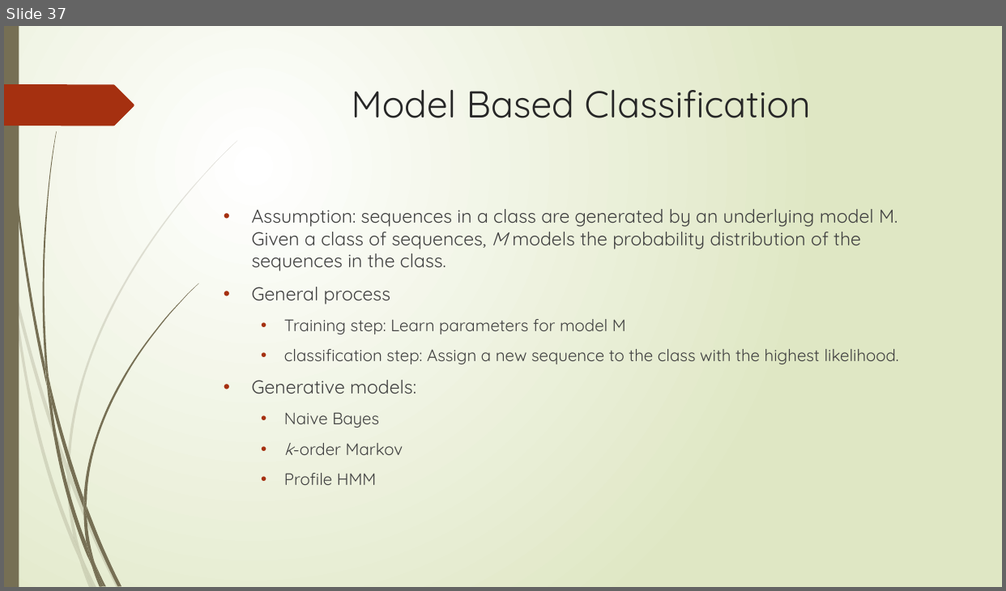
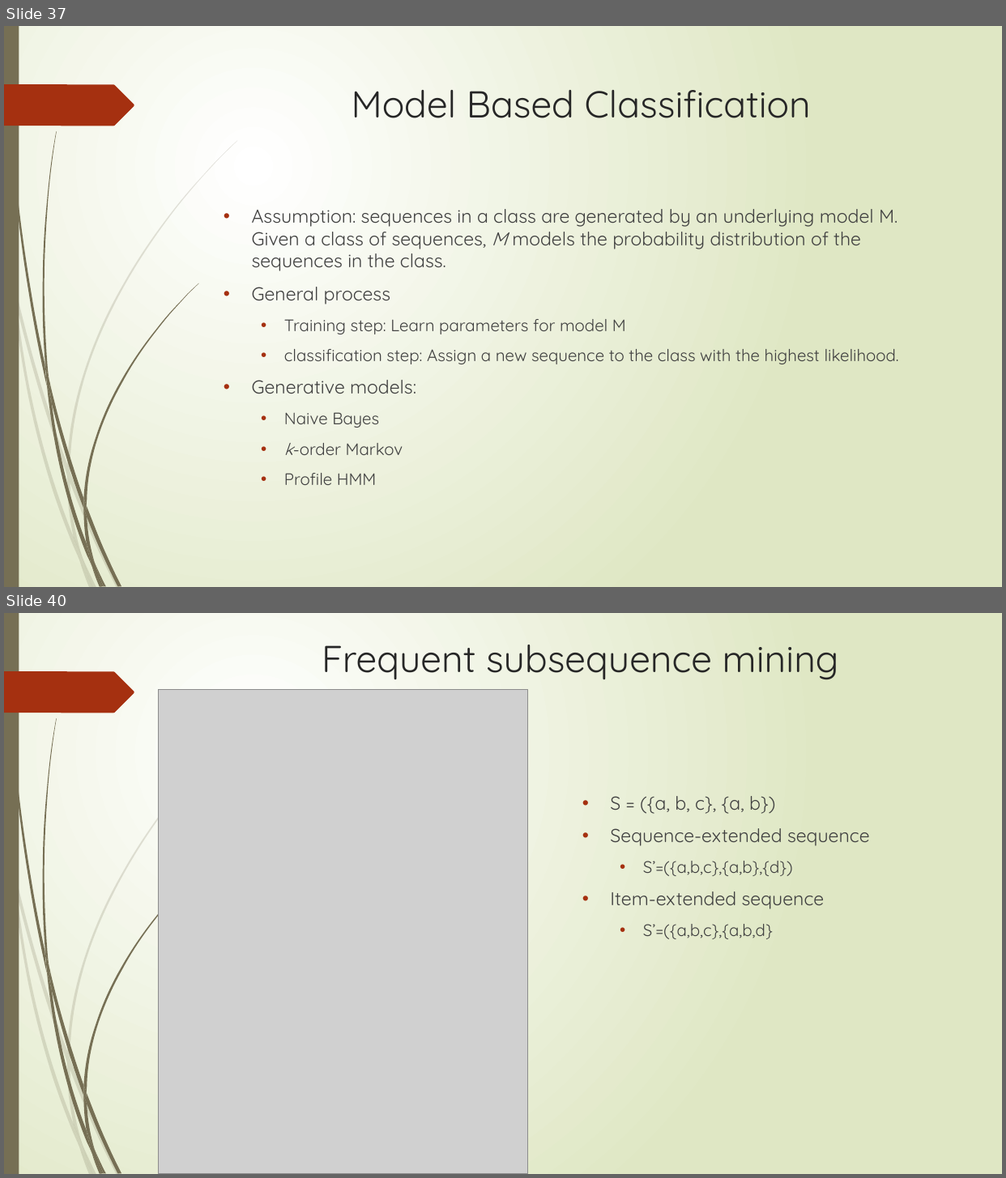
Before and after one commit to zixiaojindao/time-series-survey, a slide deck: slide/tsdm.pptx. Shown one above the other, each under a label of ours: slide 37 before the commit, slides 37 and 40 after it; the slides between them are not shown. The pictures are 1006x591 and 1006x1178 pixels, drawn with LibreOffice and Linux fonts; fonts in the diff are those of the drawing; grey boxes stand for pictures. Boxes give left, top, right and bottom in pixels: in the first picture for what was removed or moved away, otherwise in the second. Text is boxed around its words. In the diff, an @@ line names an element or a change of style, - is before the commit and + after.

Commit message:
add sequence analysis into suvey slides

```diff
--- a/slide/tsdm.pptx
+++ b/slide/tsdm.pptx
@@ slide 40 added at bbox=[4, 613, 1002, 1174], background gradient #FFFFFF to #DFE8C4; not listed: 24 template elements that a slide beside it also shows @@
@@ title added at bbox=[322, 645, 839, 680], 36 pt, text #262626 @@
+Frequent subsequence mining
@@ picture added at bbox=[159, 689, 528, 1174] @@
@@ text added at bbox=[610, 796, 870, 939], 18 pt, text #404040 @@
+• S = ({a, b, c}, {a, b})
+• Sequence-extended sequence
+  • S’=({a,b,c},{a,b},{d})
+• Item-extended sequence
+  • S’=({a,b,c},{a,b,d}
```
Also in this commit, not shown: 3 other slides added.
